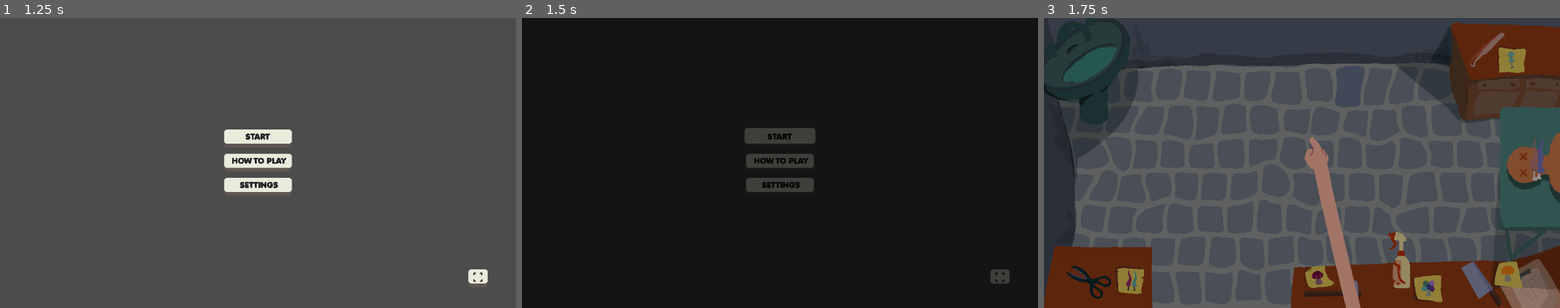
Above: before the commit, frames 1-3 (left to right).
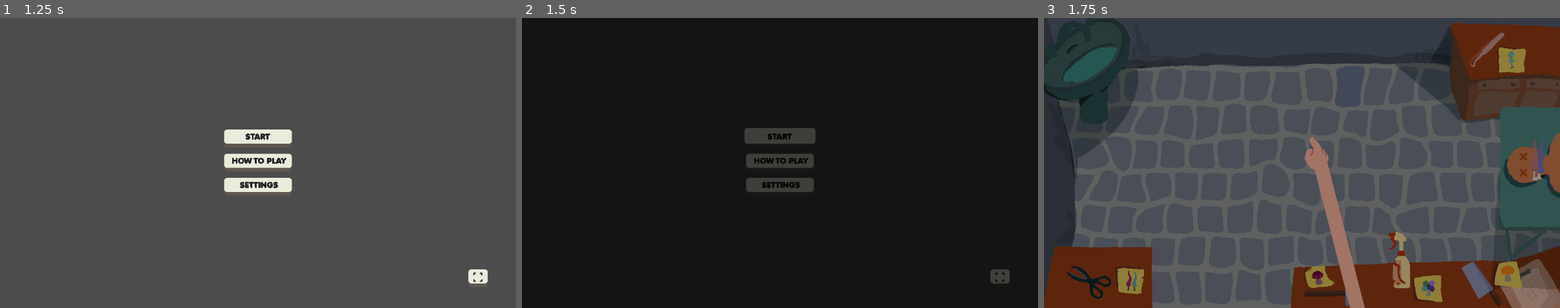
Above: after the commit, the same moments.

Repository: IsaacCerejo/wild-jam-87
Game: Godot game, scene res://scenes/splash_screen_manager/splash_screen_manager.tscn
Two runs of this game, one before a commit and one after it. Both use one fixed random seed, a clock stepped at 60 frames per second and the inputs below. The engine's default icon, where the game draws it, is replaced by a stand-in: a white triangle on a blue panel in a dark square. Sound files missing from this copy of the repository are replaced by a short silence.
Inputs (mouse positions are in pixels of both pictures, inside the frame that each line leads up to):
- Up to frame 1 (1.25 s): tap Enter at 0.5 s; move the mouse to (371, 148) at 0.52 s; click (371, 148) at 0.67 s
- Up to frame 2 (1.5 s): click "START" at 1.25 s
- Up to frame 3 (1.75 s): no input

Frames 1-2 are identical in both runs. In frame 3, 0.7% of the frame differs, in the area x 52-100%, y 43-100%.

Commit message:
fix: patient shadows & non goofy arm

Diff:
--- a/scenes/main_game/patient.tscn
+++ b/scenes/main_game/patient.tscn
@@ -1,7 +1,6 @@
-[gd_scene load_steps=10 format=3 uid="uid://mtilpmnd7m7y"]
+[gd_scene load_steps=9 format=3 uid="uid://mtilpmnd7m7y"]
 
 [ext_resource type="Script" uid="uid://c3wghgg2g717r" path="res://scripts/main_game/patient.gd" id="1_s1xdg"]
-[ext_resource type="Texture2D" uid="uid://bloq2j3mt8a3w" path="res://assets/patient/patient.png" id="2_3knpu"]
 [ext_resource type="Texture2D" uid="uid://cn3ixunlwsdxs" path="res://assets/patient/torso.png" id="3_rujrq"]
 [ext_resource type="Texture2D" uid="uid://43013cqc7mv3" path="res://assets/patient/left_arm.png" id="4_rlp5r"]
 [ext_resource type="Texture2D" uid="uid://b7q4fvme8ah78" path="res://assets/patient/head.png" id="4_up4j8"]
@@ -22,12 +21,6 @@
 
 [node name="MouseBody" type="StaticBody2D" parent="DragManager/MousePin"]
 
-[node name="Sprite2D2" type="Sprite2D" parent="."]
-modulate = Color(0, 0, 0, 0.38039216)
-self_modulate = Color(0.26, 0, 0, 1)
-position = Vector2(1, 16)
-texture = ExtResource("2_3knpu")
-
 [node name="Pins" type="Node2D" parent="."]
 
 [node name="PinJoint2D" type="PinJoint2D" parent="Pins"]
@@ -59,6 +52,7 @@
 node_b = NodePath("../../MushroomAreas/LeftLeg")
 
 [node name="MushroomAreas" type="Node2D" parent="."]
+z_index = 1
 
 [node name="Torso" type="RigidBody2D" parent="MushroomAreas"]
 position = Vector2(-68, 6)
@@ -83,6 +77,13 @@
 begin_cap_mode = 2
 end_cap_mode = 2
 
+[node name="torsoShadow" type="Sprite2D" parent="MushroomAreas/Torso"]
+self_modulate = Color(0, 0.011764706, 0.3019608, 0.41960785)
+show_behind_parent = true
+z_index = -1
+position = Vector2(-6, 11)
+texture = ExtResource("3_rujrq")
+
 [node name="Head" type="RigidBody2D" parent="MushroomAreas"]
 position = Vector2(-235, 0)
 input_pickable = true
@@ -104,6 +105,13 @@
 joint_mode = 2
 begin_cap_mode = 2
 end_cap_mode = 2
+
+[node name="torsoShadow2" type="Sprite2D" parent="MushroomAreas/Head"]
+self_modulate = Color(0, 0.011764706, 0.3019608, 0.41960785)
+show_behind_parent = true
+z_index = -1
+position = Vector2(-9, 11)
+texture = ExtResource("4_up4j8")
 
 [node name="LeftArm" type="RigidBody2D" parent="MushroomAreas"]
 position = Vector2(-71, -97)
@@ -127,6 +135,13 @@
 default_color = Color(1, 0, 0, 0)
 begin_cap_mode = 2
 end_cap_mode = 2
+
+[node name="LeftArmShadow" type="Sprite2D" parent="MushroomAreas/LeftArm"]
+self_modulate = Color(0, 0.011764706, 0.3019608, 0.41960785)
+show_behind_parent = true
+z_index = -1
+position = Vector2(1, 13)
+texture = ExtResource("4_rlp5r")
 
 [node name="RightArm" type="RigidBody2D" parent="MushroomAreas"]
 position = Vector2(-72, 101)
@@ -151,6 +166,13 @@
 begin_cap_mode = 2
 end_cap_mode = 2
 
+[node name="RightArmShadow" type="Sprite2D" parent="MushroomAreas/RightArm"]
+self_modulate = Color(0, 0.011764706, 0.3019608, 0.41960785)
+show_behind_parent = true
+z_index = -1
+position = Vector2(0, 13)
+texture = ExtResource("5_5qs04")
+
 [node name="LeftLeg" type="RigidBody2D" parent="MushroomAreas"]
 position = Vector2(146, -66)
 input_pickable = true
@@ -171,6 +193,13 @@
 default_color = Color(1, 0, 0, 0)
 begin_cap_mode = 2
 end_cap_mode = 2
+
+[node name="LeftLegShadow" type="Sprite2D" parent="MushroomAreas/LeftLeg"]
+self_modulate = Color(0, 0.011764706, 0.3019608, 0.41960785)
+show_behind_parent = true
+z_index = -1
+position = Vector2(0, 13)
+texture = ExtResource("6_up4j8")
 
 [node name="RightLeg" type="RigidBody2D" parent="MushroomAreas"]
 position = Vector2(142, 79)
@@ -193,3 +222,10 @@
 default_color = Color(1, 0, 0, 0)
 begin_cap_mode = 2
 end_cap_mode = 2
+
+[node name="RightLegShadow" type="Sprite2D" parent="MushroomAreas/RightLeg"]
+self_modulate = Color(0, 0.011764706, 0.3019608, 0.41960785)
+show_behind_parent = true
+z_index = -1
+position = Vector2(0, 13)
+texture = ExtResource("7_ddug4")
--- a/scripts/main_game/arm.gd
+++ b/scripts/main_game/arm.gd
@@ -1,6 +1,6 @@
 extends Line2D
 
-const MAX_POINTS: int = 200
+const MAX_POINTS: int = 2
 const FOLLOW_STRENGTH: float = 0.2
 const DOWNWARD_SPEED: float = 300
 const BASE_POSITION: Vector2 = Vector2(800, 900)
